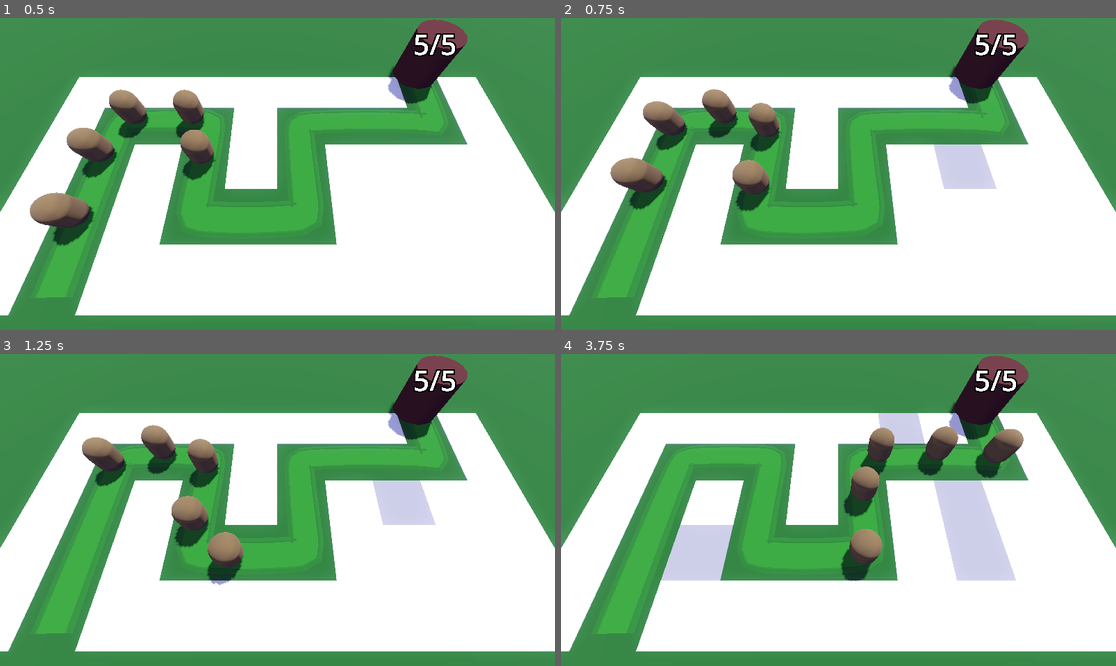
Above: before the commit, frames 1-4 (two rows, left to right).
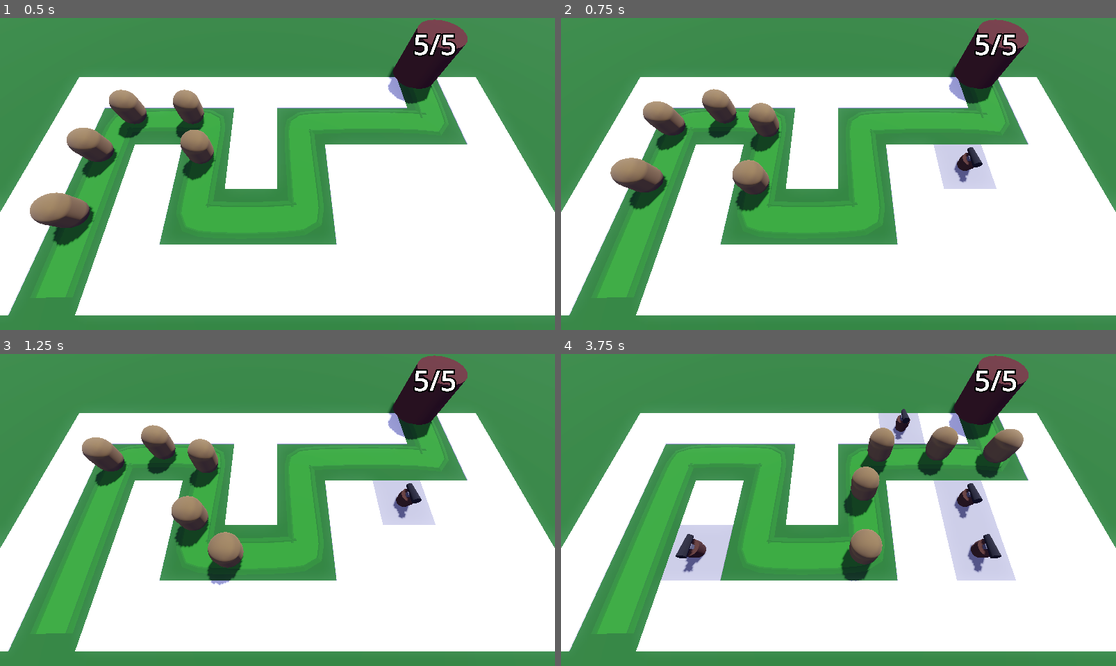
Above: after the commit, the same moments.

Repository: fbcs-hailey/Barbarian_blaster2
Game: Godot game, scene res://Base/base.tscn
Two runs of this game, one before a commit and one after it. Both use one fixed random seed, a clock stepped at 60 frames per second and the inputs below.
Inputs (mouse positions are in pixels of both pictures, inside the frame that each line leads up to):
- Up to frame 1 (0.5 s): no input
- Up to frame 2 (0.75 s): move the mouse to (960, 158) at 0.52 s; click (960, 158) at 0.6 s
- Up to frame 3 (1.25 s): no input
- Up to frame 4 (3.75 s): move the mouse to (727, 525) at 1.27 s; click (727, 525) at 1.35 s; move the mouse to (894, 441) at 2.02 s; click (894, 441) at 2.1 s; move the mouse to (810, 572) at 2.77 s; click (810, 572) at 2.85 s; move the mouse to (1005, 556) at 3.52 s; click (1005, 556) at 3.6 s

Frame 1 is identical in both runs. In frame 2, 0.3% of the frame differs, in the area x 70-76%, y 41-53%; in frame 3, 0.3%; in frame 4, 1.2%, in the area x 20-80%, y 17-70%.

Commit message:
add Turret Manager

Diff:
--- a/Base/base.tscn
+++ b/Base/base.tscn
@@ -1,9 +1,11 @@
-[gd_scene load_steps=13 format=3 uid="uid://ca1b1o4wfvaqd"]
+[gd_scene load_steps=15 format=3 uid="uid://ca1b1o4wfvaqd"]
 
 [ext_resource type="PackedScene" uid="uid://b5o6vtfubadqe" path="res://RayPickerCamera/ray_picker_camera.tscn" id="1_0m7nb"]
 [ext_resource type="MeshLibrary" uid="uid://bo4rw1e423gnf" path="res://MeshLibraies/SpaceLibary.tres" id="1_u1x2a"]
 [ext_resource type="PackedScene" uid="uid://po5q17b0v621" path="res://Enemy/enemy.tscn" id="2_n5f2c"]
 [ext_resource type="PackedScene" uid="uid://cxk5grgwcrjno" path="res://home/home.tscn" id="3_ws5nf"]
+[ext_resource type="Script" uid="uid://csbwa2dq34tq7" path="res://Turret/turret_manager.gd" id="5_8k6vf"]
+[ext_resource type="PackedScene" uid="uid://t4ft8hd3vqp6" path="res://Turret/turret.tscn" id="6_77ap6"]
 
 [sub_resource type="ProceduralSkyMaterial" id="ProceduralSkyMaterial_cbgtc"]
 sky_top_color = Color(0.46439886, 0.474028, 0.88588184, 1)
@@ -48,9 +50,10 @@
 transform = Transform3D(-0.8660254, -0.43301278, 0.25, 0, 0.49999997, 0.86602545, -0.50000006, 0.75, -0.43301266, 0, 0, 0)
 shadow_enabled = true
 
-[node name="RayPickerCamera" parent="." node_paths=PackedStringArray("gridmap") instance=ExtResource("1_0m7nb")]
+[node name="RayPickerCamera" parent="." node_paths=PackedStringArray("gridmap", "turret_manager") instance=ExtResource("1_0m7nb")]
 transform = Transform3D(1, 0, 0, 0, 0.42261824, 0.9063078, 0, -0.9063078, 0.42261824, 0, 14.5, 9.5)
 gridmap = NodePath("../GridMap")
+turret_manager = NodePath("../TurretManager")
 
 [node name="CSGBox3D" type="CSGBox3D" parent="."]
 transform = Transform3D(1, 0, 0, 0, 1, 0, 0, 0, 1, 0, -1, 0)
@@ -128,7 +131,7 @@
 loop = false
 
 [node name="Enemy4" parent="Path3D" instance=ExtResource("2_n5f2c")]
-transform = Transform3D(0.06252347, 0, -0.9980159, 0, 1, 0, 0.9980159, 0, 0.06252347, -12.323301, 0, -2.6037729)
+transform = Transform3D(0.06252345, 0, -0.9980155, 0, 1, 0, 0.9980155, 0, 0.06252345, -12.323301, 0, -2.6037729)
 progress = 15.0
 loop = false
 
@@ -139,3 +142,7 @@
 
 [node name="Home" parent="." instance=ExtResource("3_ws5nf")]
 transform = Transform3D(1, 0, 0, 0, 1, 0, 0, 0, 1, 13.842534, 0, -8.412359)
+
+[node name="TurretManager" type="Node3D" parent="."]
+script = ExtResource("5_8k6vf")
+turret = ExtResource("6_77ap6")
--- a/RayPickerCamera/ray_picker_camera.gd
+++ b/RayPickerCamera/ray_picker_camera.gd
@@ -1,5 +1,6 @@
 extends Camera3D
 @export var gridmap:GridMap
+@export var turret_manager:TurretManager
 @onready var ray_cast_3d: RayCast3D = $RayCast3D
 
 func _process(delta: float) -> void:
@@ -18,6 +19,8 @@
 				Input.set_default_cursor_shape(Input.CURSOR_POINTING_HAND)
 				if Input.is_action_just_pressed("click"):
 					gridmap.set_cell_item(cell,1)
+					var tile_pos=gridmap.map_to_local(cell)
+					turret_manager.build_turret(tile_pos)
 			else:
 				Input.set_default_cursor_shape(Input.CURSOR_ARROW)
 	else:
--- /dev/null
+++ b/Turret/turret_manager.gd
@@ -0,0 +1,9 @@
+extends Node3D
+class_name TurretManager
+
+@export var turret:PackedScene
+
+func build_turret(place:Vector3)->void:
+	var new_turret:=turret.instantiate()
+	add_child(new_turret)
+	new_turret.global_position = place
Not shown, added: Turret/turret_manager.gd.uid
